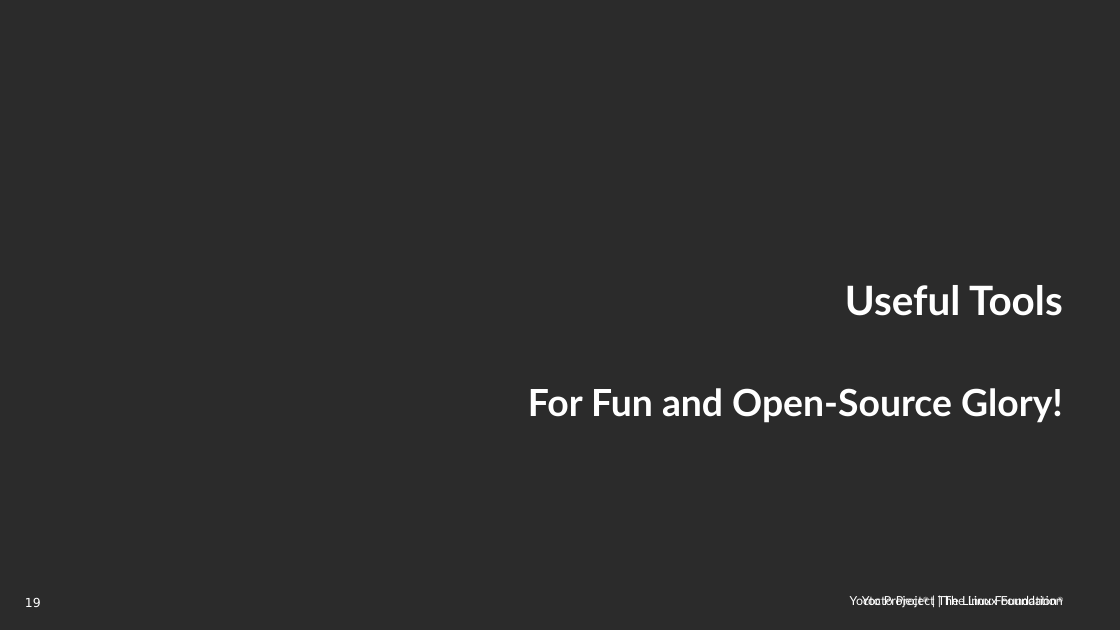
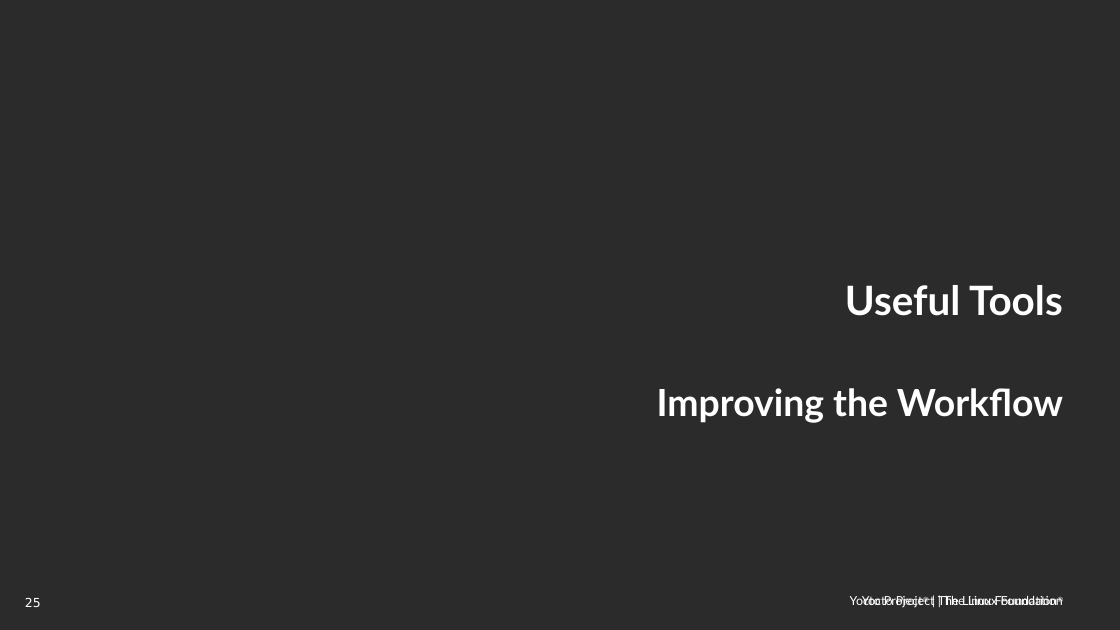
Before and after one commit to threexc/yocto-tekton, a slide deck: slide 25 of yddtalk/YP_DevDay_k8s_tekton.odp (slide 19 before the commit). Drawn at 1120x630 pixels with LibreOffice and Linux fonts; fonts in the diff are those of the drawing; background and template pictures are left out; a plain dark background stands for a picture behind light text. Boxes give left, top, right and bottom in pixels: in the first picture for what was removed or moved away, otherwise in the second. Text is boxed around its words. In the diff, an @@ line names an element or a change of style, - is before the commit and + after.

```diff
--- a/yddtalk/YP_DevDay_k8s_tekton.odp
+++ b/yddtalk/YP_DevDay_k8s_tekton.odp
@@ text at (657,388,1063,423): text changed @@
-For Fun and Open-Source Glory!
+Improving the Workflow
@@ page number at (25,598,41,607): text changed @@
-19
+25
```
Also in this commit, not shown: 6 other slides changed, 7 slides added, 2 slides removed.
